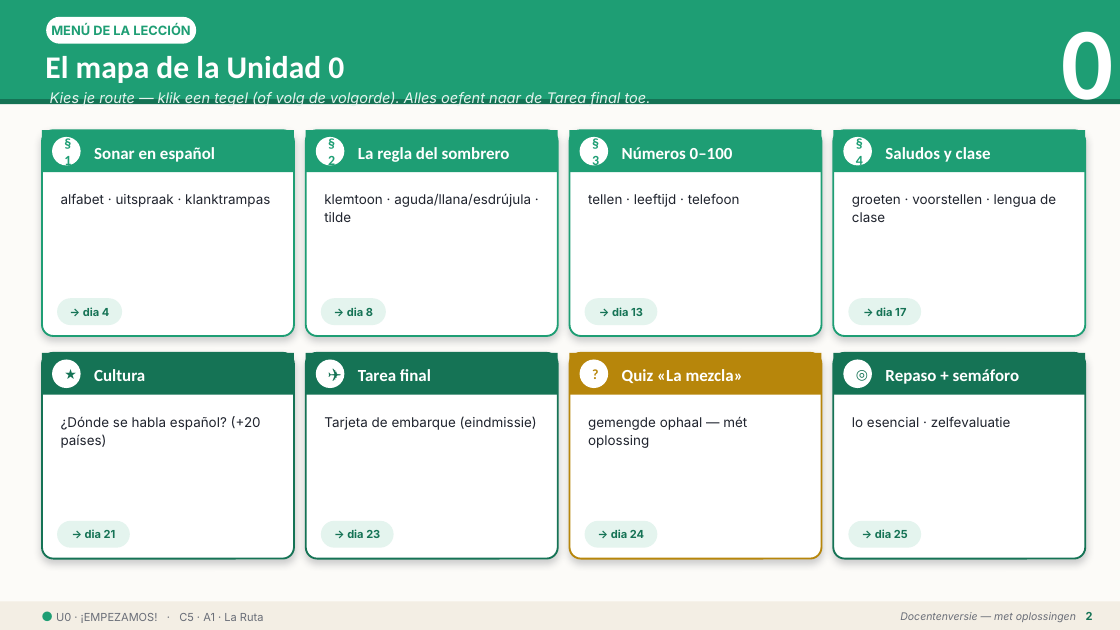
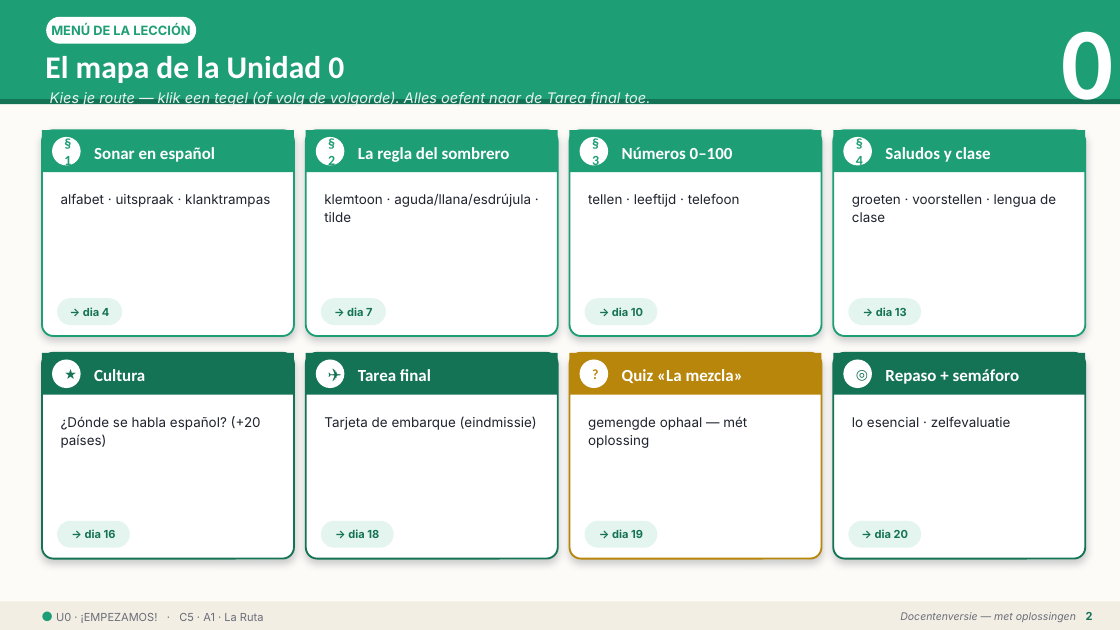
Before and after one commit to WimWuyts/espa-ol-en-la-pr-ctica, a slide deck: slide 2 of 03-build/pptx/C5_U0_docente.pptx. Drawn at 1120x630 pixels with LibreOffice and Linux fonts; fonts in the diff are those of the drawing. Boxes give left, top, right and bottom in pixels: in the first picture for what was removed or moved away, otherwise in the second. Text is boxed around its words. In the diff, an @@ line names an element or a change of style, - is before the commit and + after.

```diff
--- a/03-build/pptx/C5_U0_docente.pptx
+++ b/03-build/pptx/C5_U0_docente.pptx
@@ text in rounded rectangle at (347, 306, 372, 318): text changed @@
-→ dia 8
+→ dia 7
@@ text in rounded rectangle at (612, 307, 643, 316): text changed @@
-→ dia 13
+→ dia 10
@@ text in rounded rectangle at (876, 307, 907, 316): text changed @@
-→ dia 17
+→ dia 13
@@ text in rounded rectangle at (85, 529, 116, 538): text changed @@
-→ dia 21
+→ dia 16
@@ text in rounded rectangle at (348, 529, 379, 538): text changed @@
-→ dia 23
+→ dia 18
@@ text in rounded rectangle at (612, 529, 643, 541): text changed @@
-→ dia 24
+→ dia 19
@@ text in rounded rectangle at (875, 529, 908, 538): text changed @@
-→ dia 25
+→ dia 20
```
Also in this commit, not shown: 5 other slides changed, 5 other files.
